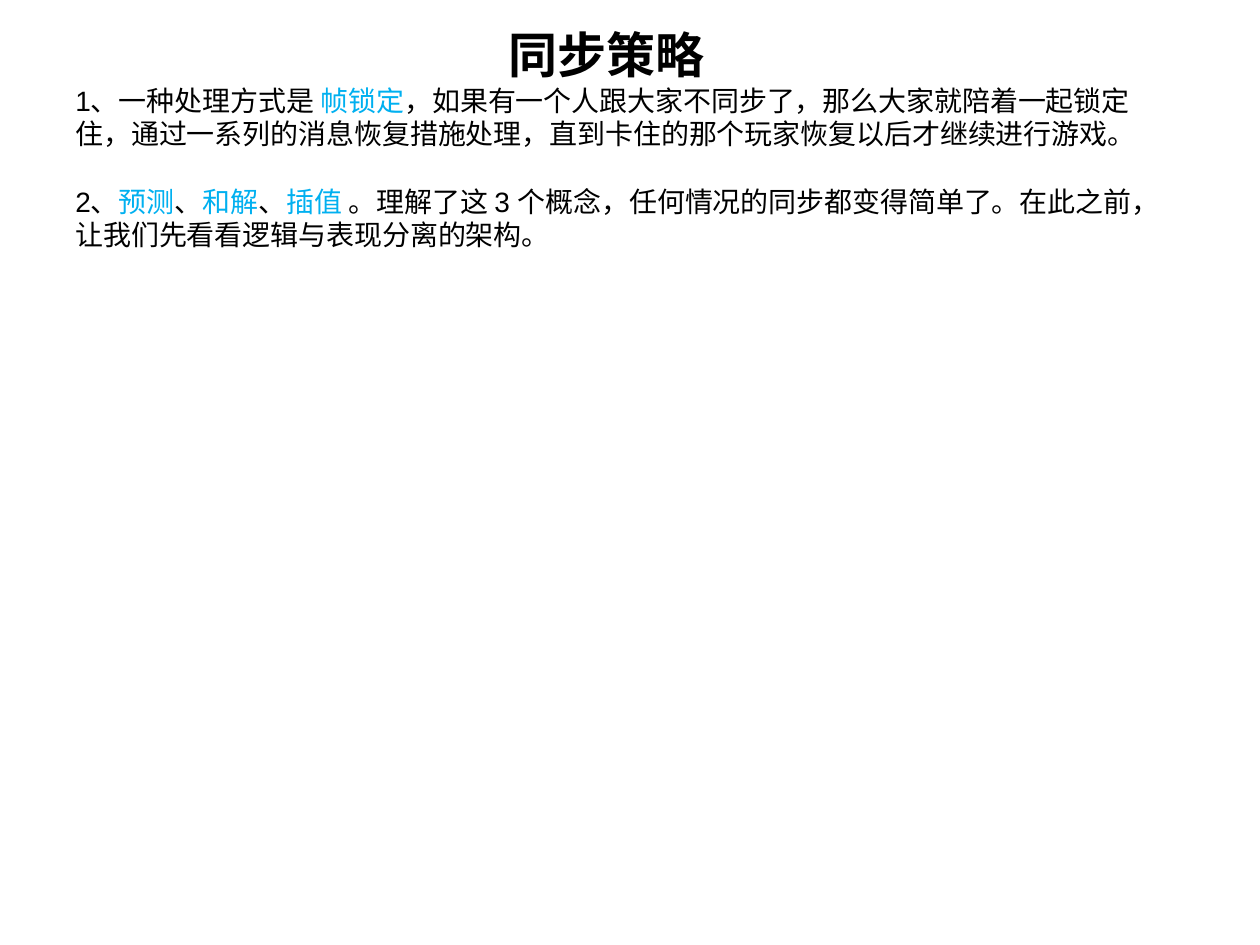
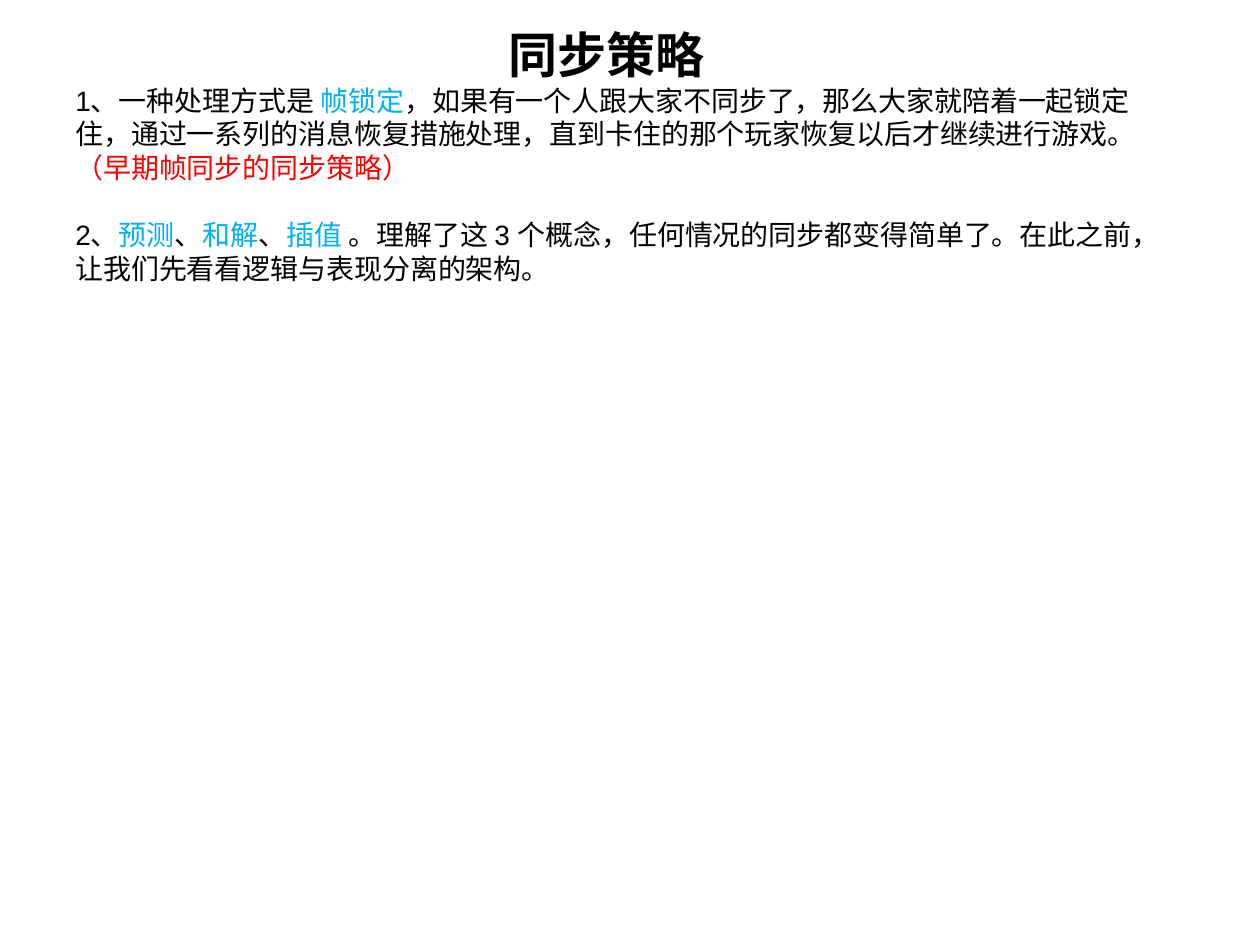
Before and after one commit to cyk88888888/LockStep-StateSynchronization, a slide deck: slide 6 of 浅析帧同步和状态同步.ppt. Drawn at 1260x945 pixels with LibreOffice and Linux fonts; fonts in the diff are those of the drawing. Boxes give left, top, right and bottom in pixels: in the first picture for what was removed or moved away, otherwise in the second. Text is boxed around its words. In the diff, an @@ line names an element or a change of style, - is before the commit and + after.

```diff
--- a/浅析帧同步和状态同步.ppt
+++ b/浅析帧同步和状态同步.ppt
@@ title at [75,31,1160,282]: text changed @@
-同步策略
-1、一种处理方式是 帧锁定，如果有一个人跟大家不同步了，那么大家就陪着一起锁定住，通过一系列的消息恢复措施处理，直到卡住的那个玩家恢复以后才继续进行游戏。
-2、预测、和解、插值 。理解了这 3 个概念，任何情况的同步都变得简单了。在此之前，让我们先看看逻辑与表现分离的架构。
+同步策略
+1、一种处理方式是 帧锁定，如果有一个人跟大家不同步了，那么大家就陪着一起锁定住，通过一系列的消息恢复措施处理，直到卡住的那个玩家恢复以后才继续进行游戏。（早期帧同步的同步策略）
+2、预测、和解、插值 。理解了这 3 个概念，任何情况的同步都变得简单了。在此之前，让我们先看看逻辑与表现分离的架构。
```
Also in this commit, not shown: 4 other slides changed, 1 other file.
